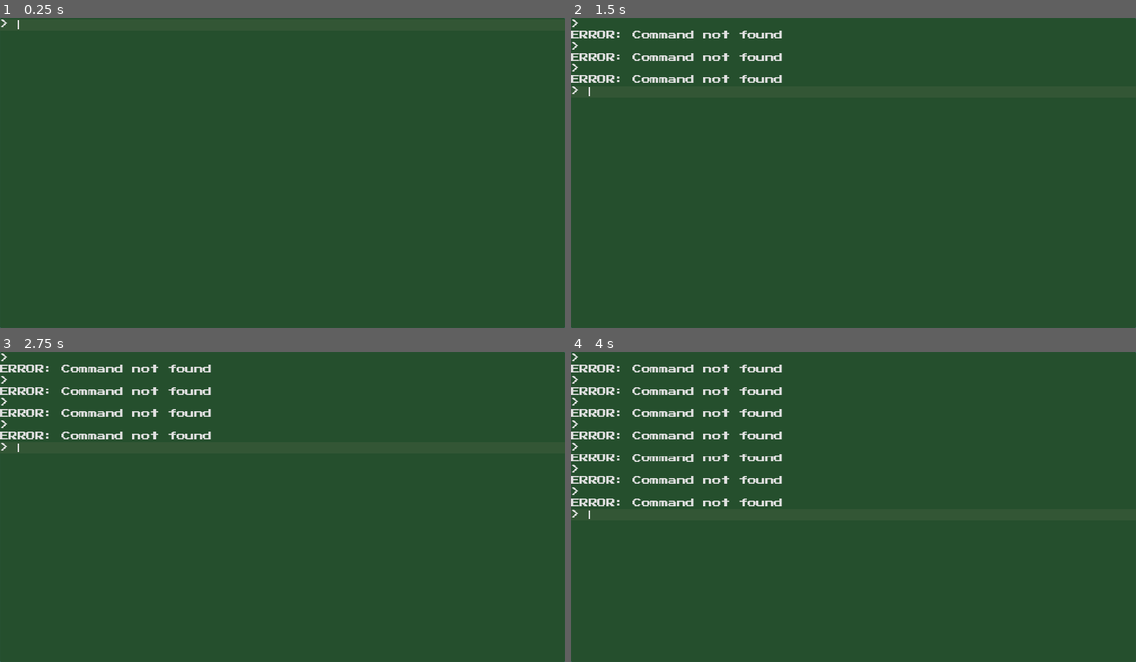
Above: before the commit, frames 1-4 (two rows, left to right).
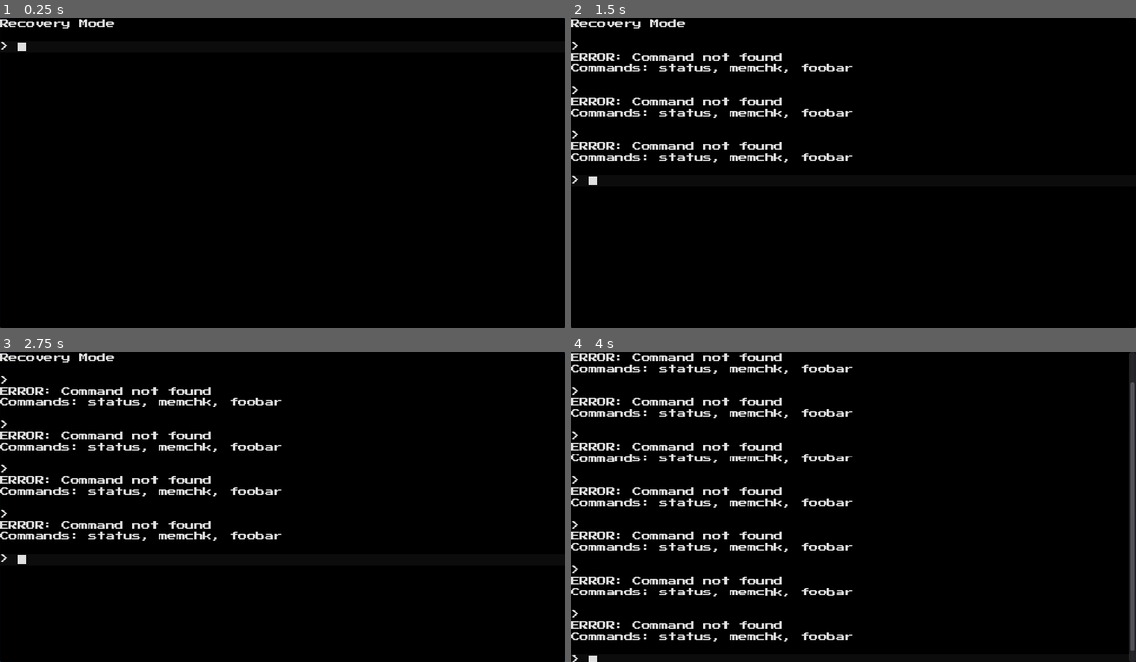
Above: after the commit, the same moments.

Repository: strutcode/i-am-here
Game: Godot game, scene res://RecoveryConsole.tscn
The game is run twice, just before and just after one commit, with the same random seed, the same clock (stepped at 60 frames per second) and the same inputs. Before the commit the project starts from res://CorruptConsole.tscn.
Inputs:
- Up to frame 1 (0.25 s): no input
- Up to frame 2 (1.5 s): tap Enter at 0.5, 0.8, 1.35 s; hold Up 0.53-1.28 s; tap Backspace at 0.6 s; tap Space at 1.25 s; hold Down from 1.28 s (still down)
- Up to frame 3 (2.75 s): tap Backspace at 1.55, 2.1 s; release Down at 2.03 s; hold Up from 2.03 s (still down); tap Enter at 2.3 s
- Up to frame 4 (4 s): tap Enter at 2.75, 2.85, 3.8 s; tap Backspace at 3.05, 3.6 s; tap Space at 3.5 s; release Up at 3.53 s; hold Left from 3.53 s (still down)

The runs differ from the first frame. In frame 1, 100% of the frame differs, in the area x 0-100%, y 0-100%; in frame 2, 99%; in frame 3, 99%; in frame 4, 99%.

Commit message:
Work on intro and console

Diff:
--- /dev/null
+++ b/Console.gd
@@ -0,0 +1,37 @@
+extends TextEdit
+
+func _ready() -> void:
+	grab_focus()
+
+func _input(event):
+	if event is InputEventKey:
+		if event.is_pressed():
+			if event.scancode == KEY_UP or event.scancode == KEY_DOWN:
+				get_tree().set_input_as_handled()
+			elif event.scancode == KEY_BACKSPACE or event.scancode == KEY_LEFT:
+				if cursor_get_column() <= 2:
+					get_tree().set_input_as_handled()
+			elif event.scancode == KEY_ENTER:
+				var input = get_line(cursor_get_line()).right(2)
+				text += '\n'
+				handleInput(input)
+				text += '\n'
+				createPrompt()
+				get_tree().set_input_as_handled()
+
+func output(string):
+	text += string
+	yield(get_tree().create_timer(0.01), 'timeout')
+	cursor_set_line(get_line_count(), true, false)
+
+func createPrompt():
+	output('> ')
+	cursor_set_column(2)
+
+func handleInput(string: String):
+	var methodName = 'command_' + string.to_lower().strip_edges()
+
+	if self.has_method(methodName):
+		self.call(methodName)
+	elif self.has_method('command_default'):
+		self.call('command_default')
--- a/CorruptConsole.tscn
+++ b/CorruptConsole.tscn
@@ -1,15 +1,12 @@
-[gd_scene load_steps=5 format=2]
+[gd_scene load_steps=4 format=2]
 
-[ext_resource path="res://PressStart2P-Regular.ttf" type="DynamicFontData" id=1]
+[ext_resource path="res://PixelFont.tres" type="DynamicFont" id=1]
 
 [sub_resource type="StyleBoxFlat" id=1]
 bg_color = Color( 0.145098, 0.309804, 0.176471, 1 )
 anti_aliasing = false
 
-[sub_resource type="DynamicFont" id=2]
-font_data = ExtResource( 1 )
-
-[sub_resource type="GDScript" id=3]
+[sub_resource type="GDScript" id=2]
 script/source = "extends TextEdit
 
 func _ready():
@@ -61,10 +58,10 @@
 mouse_filter = 2
 custom_styles/read_only = SubResource( 1 )
 custom_styles/normal = SubResource( 1 )
-custom_fonts/font = SubResource( 2 )
+custom_fonts/font = ExtResource( 1 )
 custom_colors/current_line_color = Color( 0.2, 0.337255, 0.207843, 1 )
 highlight_current_line = true
 context_menu_enabled = false
 wrap_enabled = true
-script = SubResource( 3 )
+script = SubResource( 2 )
 [connection signal="text_changed" from="TextEdit" to="." method="inputChanged"]
--- /dev/null
+++ b/Init.tscn
@@ -0,0 +1,430 @@
+[gd_scene load_steps=5 format=2]
+
+[ext_resource path="res://PixelFont.tres" type="DynamicFont" id=1]
+[ext_resource path="res://Typewriter.gd" type="Script" id=2]
+
+[sub_resource type="GDScript" id=2]
+script/source = "extends Node2D
+
+var recoveryConsole = preload(\"res://RecoveryConsole.tscn\")
+
+func nextScene() -> void:
+	get_tree().change_scene_to(recoveryConsole)
+"
+
+[sub_resource type="Animation" id=1]
+resource_name = "glitch"
+length = 7.0
+tracks/0/type = "value"
+tracks/0/path = NodePath("Glitch:visible")
+tracks/0/interp = 1
+tracks/0/loop_wrap = true
+tracks/0/imported = false
+tracks/0/enabled = true
+tracks/0/keys = {
+"times": PoolRealArray( 0, 0.1, 0.2, 0.7, 0.8, 0.9 ),
+"transitions": PoolRealArray( 1, 1, 1, 1, 1, 1 ),
+"update": 1,
+"values": [ false, true, false, false, true, false ]
+}
+tracks/1/type = "value"
+tracks/1/path = NodePath("Glitch:rect_rotation")
+tracks/1/interp = 1
+tracks/1/loop_wrap = true
+tracks/1/imported = false
+tracks/1/enabled = true
+tracks/1/keys = {
+"times": PoolRealArray( 0, 0.3, 0.4 ),
+"transitions": PoolRealArray( 1, 1, 1 ),
+"update": 0,
+"values": [ 0.0, 0.0, 180.0 ]
+}
+tracks/2/type = "value"
+tracks/2/path = NodePath("Glitch:rect_position")
+tracks/2/interp = 1
+tracks/2/loop_wrap = true
+tracks/2/imported = false
+tracks/2/enabled = true
+tracks/2/keys = {
+"times": PoolRealArray( 0, 0.3, 0.4 ),
+"transitions": PoolRealArray( 1, 1, 1 ),
+"update": 0,
+"values": [ Vector2( 0, 0 ), Vector2( 0, 0 ), Vector2( 959.37, 528 ) ]
+}
+tracks/3/type = "value"
+tracks/3/path = NodePath("Thoughts:visible")
+tracks/3/interp = 1
+tracks/3/loop_wrap = true
+tracks/3/imported = false
+tracks/3/enabled = true
+tracks/3/keys = {
+"times": PoolRealArray( 0, 0.2, 0.7 ),
+"transitions": PoolRealArray( 1, 1, 1 ),
+"update": 1,
+"values": [ false, true, false ]
+}
+tracks/4/type = "method"
+tracks/4/path = NodePath("Thoughts/Label")
+tracks/4/interp = 1
+tracks/4/loop_wrap = true
+tracks/4/imported = false
+tracks/4/enabled = true
+tracks/4/keys = {
+"times": PoolRealArray( 0.2 ),
+"transitions": PoolRealArray( 1 ),
+"values": [ {
+"args": [  ],
+"method": "type"
+} ]
+}
+tracks/5/type = "method"
+tracks/5/path = NodePath("Thoughts/Label2")
+tracks/5/interp = 1
+tracks/5/loop_wrap = true
+tracks/5/imported = false
+tracks/5/enabled = true
+tracks/5/keys = {
+"times": PoolRealArray( 0.2 ),
+"transitions": PoolRealArray( 1 ),
+"values": [ {
+"args": [  ],
+"method": "type"
+} ]
+}
+tracks/6/type = "value"
+tracks/6/path = NodePath("Error:visible")
+tracks/6/interp = 1
+tracks/6/loop_wrap = true
+tracks/6/imported = false
+tracks/6/enabled = true
+tracks/6/keys = {
+"times": PoolRealArray( 0, 0.9, 1 ),
+"transitions": PoolRealArray( 1, 1, 1 ),
+"update": 1,
+"values": [ false, false, true ]
+}
+tracks/7/type = "method"
+tracks/7/path = NodePath("Error/Label")
+tracks/7/interp = 1
+tracks/7/loop_wrap = true
+tracks/7/imported = false
+tracks/7/enabled = true
+tracks/7/keys = {
+"times": PoolRealArray( 1 ),
+"transitions": PoolRealArray( 1 ),
+"values": [ {
+"args": [  ],
+"method": "type"
+} ]
+}
+tracks/8/type = "value"
+tracks/8/path = NodePath("Memory Test:visible")
+tracks/8/interp = 1
+tracks/8/loop_wrap = true
+tracks/8/imported = false
+tracks/8/enabled = true
+tracks/8/keys = {
+"times": PoolRealArray( 0, 6.3, 6.4 ),
+"transitions": PoolRealArray( 1, 1, 1 ),
+"update": 1,
+"values": [ false, false, true ]
+}
+tracks/9/type = "method"
+tracks/9/path = NodePath("Memory Test/Label")
+tracks/9/interp = 1
+tracks/9/loop_wrap = true
+tracks/9/imported = false
+tracks/9/enabled = true
+tracks/9/keys = {
+"times": PoolRealArray( 6.4 ),
+"transitions": PoolRealArray( 1 ),
+"values": [ {
+"args": [  ],
+"method": "type"
+} ]
+}
+tracks/10/type = "method"
+tracks/10/path = NodePath("Memory Test/Label2")
+tracks/10/interp = 1
+tracks/10/loop_wrap = true
+tracks/10/imported = false
+tracks/10/enabled = true
+tracks/10/keys = {
+"times": PoolRealArray( 6.4 ),
+"transitions": PoolRealArray( 1 ),
+"values": [ {
+"args": [  ],
+"method": "type"
+} ]
+}
+tracks/11/type = "method"
+tracks/11/path = NodePath("Memory Test/Label3")
+tracks/11/interp = 1
+tracks/11/loop_wrap = true
+tracks/11/imported = false
+tracks/11/enabled = true
+tracks/11/keys = {
+"times": PoolRealArray( 6.4 ),
+"transitions": PoolRealArray( 1 ),
+"values": [ {
+"args": [  ],
+"method": "type"
+} ]
+}
+
+[node name="Init" type="Node2D"]
+script = SubResource( 2 )
+
+[node name="Self Test" type="ColorRect" parent="."]
+margin_left = -0.630249
+margin_right = 959.37
+margin_bottom = 528.0
+color = Color( 0, 0, 0, 1 )
+
+[node name="Label" type="Label" parent="Self Test"]
+margin_top = 192.0
+margin_right = 960.0
+margin_bottom = 284.0
+custom_fonts/font = ExtResource( 1 )
+text = "Mode 13
+```
+Power On Self Test
+```
+`.`.`.`.`.`.`.`.`````...`.``.`.`.`.`.`````."
+align = 1
+script = ExtResource( 2 )
+speed = 2
+
+[node name="Glitch" type="ColorRect" parent="."]
+visible = false
+anchor_left = 0.5
+anchor_top = 0.5
+anchor_right = 0.5
+anchor_bottom = 0.5
+margin_left = 959.37
+margin_top = 528.0
+margin_right = 1919.37
+margin_bottom = 1056.0
+rect_rotation = 180.0
+color = Color( 0, 0, 0, 1 )
+
+[node name="ColorRect3" type="ColorRect" parent="Glitch"]
+margin_left = 500.663
+margin_top = 223.631
+margin_right = 1144.66
+margin_bottom = 228.631
+color = Color( 0.564706, 0.564706, 0.564706, 1 )
+
+[node name="ColorRect4" type="ColorRect" parent="Glitch"]
+margin_left = -29.0
+margin_top = 371.0
+margin_right = 615.0
+margin_bottom = 372.0
+color = Color( 0.564706, 0.564706, 0.564706, 1 )
+
+[node name="ColorRect5" type="ColorRect" parent="Glitch"]
+margin_left = -45.3865
+margin_top = 147.563
+margin_right = 598.613
+margin_bottom = 154.563
+color = Color( 0.564706, 0.564706, 0.564706, 1 )
+
+[node name="ColorRect6" type="ColorRect" parent="Glitch"]
+margin_left = 416.0
+margin_top = 465.0
+margin_right = 1060.0
+margin_bottom = 468.0
+color = Color( 0.145098, 0.309804, 0.176471, 1 )
+
+[node name="ColorRect7" type="ColorRect" parent="Glitch"]
+margin_left = 251.0
+margin_top = 302.0
+margin_right = 695.0
+margin_bottom = 305.0
+color = Color( 0.145098, 0.309804, 0.176471, 1 )
+
+[node name="ColorRect8" type="ColorRect" parent="Glitch"]
+margin_left = 695.957
+margin_top = 65.0257
+margin_right = 1139.96
+margin_bottom = 68.0257
+color = Color( 0.145098, 0.309804, 0.176471, 1 )
+
+[node name="Thoughts" type="ColorRect" parent="."]
+visible = false
+margin_left = -0.630249
+margin_right = 959.37
+margin_bottom = 528.0
+color = Color( 0, 0, 0, 0.309804 )
+
+[node name="Label" type="Label" parent="Thoughts"]
+margin_left = 14.8655
+margin_top = 162.748
+margin_right = 546.866
+margin_bottom = 195.748
+custom_fonts/font = ExtResource( 1 )
+text = "What is this?"
+align = 1
+script = ExtResource( 2 )
+runOnStart = false
+speed = 10
+
+[node name="Label2" type="Label" parent="Thoughts"]
+margin_left = 377.89
+margin_top = 387.748
+margin_right = 909.89
+margin_bottom = 420.748
+custom_fonts/font = ExtResource( 1 )
+text = "Who am I?"
+align = 1
+script = ExtResource( 2 )
+runOnStart = false
+initialDelay = 0.25
+speed = 10
+
+[node name="Error" type="ColorRect" parent="."]
+visible = false
+margin_left = -0.630249
+margin_right = 959.37
+margin_bottom = 528.0
+color = Color( 0, 0, 0, 1 )
+
+[node name="Label" type="Label" parent="Error"]
+margin_left = 1.2605
+margin_top = 139.059
+margin_right = 961.26
+margin_bottom = 288.059
+custom_fonts/font = ExtResource( 1 )
+text = "Error 42
+
+Code page 77245
+```
+
+Analyzing neural network
+`````.``````.````````.
+
+
+Correction code 0777"
+align = 1
+script = ExtResource( 2 )
+runOnStart = false
+speed = 2
+
+[node name="Memory Test" type="ColorRect" parent="."]
+visible = false
+margin_left = -0.630249
+margin_right = 959.37
+margin_bottom = 528.0
+color = Color( 0, 0, 0, 1 )
+
+[node name="Label4" type="Label" parent="Memory Test"]
+margin_top = 16.0
+margin_right = 959.0
+margin_bottom = 48.0
+custom_fonts/font = ExtResource( 1 )
+text = "MEMORY TEST IN PROGRESS"
+align = 1
+
+[node name="Label" type="Label" parent="Memory Test"]
+margin_left = 65.2605
+margin_top = 64.0
+margin_right = 304.26
+margin_bottom = 517.0
+custom_fonts/font = ExtResource( 1 )
+text = "0x4BFF05BC0636
+0x1A870D1C8999
+0xB18F44213F6B
+0x69FD30E91BCB
+0x1CC771C59C63
+0x1D61E9BB8EE2
+0x1E06E1791907
+0x1ECECA911967
+0x3BEF94EFDF93
+0xE4D9ACB913BE
+0x33DB55C7EC8F
+0x138813159B86
+0x6A85EF1E6CE1
+0x1DF3D0031D33
+0x1FFAB1AC9757
+0x8944BC0196D5
+0xA95E0677F0F8
+0x7E9DEA6B8A0B
+0x8E5FCD10CD74
+0x136A9AFF53BC
+0x12E524D573B3
+0x1DD749298695
+0x147706442C0D"
+script = ExtResource( 2 )
+runOnStart = false
+speed = 16
+
+[node name="Label2" type="Label" parent="Memory Test"]
+margin_left = 369.26
+margin_top = 64.0
+margin_right = 608.26
+margin_bottom = 517.0
+custom_fonts/font = ExtResource( 1 )
+text = "0x4BFF05BC0636
+0x1A870D1C8999
+0xB18F44213F6B
+0x69FD30E91BCB
+0x1CC771C59C63
+0x1D61E9BB8EE2
+0x1E06E1791907
+0x1ECECA911967
+0x3BEF94EFDF93
+0xE4D9ACB913BE
+0x33DB55C7EC8F
+0x138813159B86
+0x6A85EF1E6CE1
+0x1DF3D0031D33
+0x1FFAB1AC9757
+0x8944BC0196D5
+0xA95E0677F0F8
+0x7E9DEA6B8A0B
+0x8E5FCD10CD74
+0x136A9AFF53BC
+0x12E524D573B3
+0x1DD749298695
+0x147706442C0D"
+script = ExtResource( 2 )
+runOnStart = false
+speed = 20
+
+[node name="Label3" type="Label" parent="Memory Test"]
+margin_left = 673.26
+margin_top = 64.0
+margin_right = 912.26
+margin_bottom = 517.0
+custom_fonts/font = ExtResource( 1 )
+text = "0x4BFF05BC0636
+0x1A870D1C8999
+0xB18F44213F6B
+0x69FD30E91BCB
+0x1CC771C59C63
+0x1D61E9BB8EE2
+0x1E06E1791907
+0x1ECECA911967
+0x3BEF94EFDF93
+0xE4D9ACB913BE
+0x33DB55C7EC8F
+0x138813159B86
+0x6A85EF1E6CE1
+0x1DF3D0031D33
+0x1FFAB1AC9757
+0x8944BC0196D5
+0xA95E0677F0F8
+0x7E9DEA6B8A0B
+0x8E5FCD10CD74
+0x136A9AFF53BC
+0x12E524D573B3
+0x1DD749298695
+0x147706442C0D"
+script = ExtResource( 2 )
+runOnStart = false
+speed = 12
+
+[node name="AnimationPlayer" type="AnimationPlayer" parent="."]
+anims/glitch = SubResource( 1 )
+[connection signal="typewriter_done" from="Self Test/Label" to="AnimationPlayer" method="play" binds= [ "glitch" ]]
+[connection signal="typewriter_done" from="Memory Test/Label3" to="." method="nextScene"]
--- /dev/null
+++ b/PixelFont.tres
@@ -0,0 +1,6 @@
+[gd_resource type="DynamicFont" load_steps=2 format=2]
+
+[ext_resource path="res://PressStart2P-Regular.ttf" type="DynamicFontData" id=1]
+
+[resource]
+font_data = ExtResource( 1 )
--- /dev/null
+++ b/RecoveryConsole.tscn
@@ -0,0 +1,40 @@
+[gd_scene load_steps=4 format=2]
+
+[ext_resource path="res://PixelFont.tres" type="DynamicFont" id=1]
+
+[sub_resource type="StyleBoxFlat" id=1]
+bg_color = Color( 0, 0, 0, 1 )
+anti_aliasing = false
+
+[sub_resource type="GDScript" id=2]
+script/source = "extends 'res://Console.gd'
+
+func _ready():
+	output('Recovery Mode\\n\\n')
+	createPrompt()
+
+func command_default():
+	output('ERROR: Command not found\\nCommands: status, memchk, foobar\\n')
+
+func command_status():
+	output('Hull:    OK\\n')
+	output('Motor:   WARN (1)\\n')
+	output('GANN:    OK\\n')
+	output('Memory:  ERROR (17)\\n')"
+
+[node name="Node2D" type="Node2D"]
+
+[node name="TextEdit" type="TextEdit" parent="."]
+margin_right = 960.0
+margin_bottom = 528.0
+mouse_filter = 2
+custom_styles/normal = SubResource( 1 )
+custom_fonts/font = ExtResource( 1 )
+custom_colors/current_line_color = Color( 0.0470588, 0.0470588, 0.0470588, 1 )
+highlight_current_line = true
+context_menu_enabled = false
+wrap_enabled = true
+caret_block_mode = true
+caret_blink = true
+script = SubResource( 2 )
+[connection signal="text_changed" from="TextEdit" to="." method="inputChanged"]
--- /dev/null
+++ b/Startup.tscn
@@ -0,0 +1,19 @@
+[gd_scene load_steps=2 format=2]
+
+[ext_resource path="res://PixelFont.tres" type="DynamicFont" id=1]
+
+[node name="Startup" type="Node2D"]
+
+[node name="ColorRect" type="ColorRect" parent="."]
+margin_right = 960.0
+margin_bottom = 528.0
+color = Color( 0.145098, 0.309804, 0.176471, 1 )
+
+[node name="Label" type="Label" parent="."]
+margin_left = 120.378
+margin_top = 103.361
+margin_right = 232.378
+margin_bottom = 119.361
+custom_fonts/font = ExtResource( 1 )
+custom_colors/font_color = Color( 0.423529, 0.635294, 0.435294, 1 )
+text = "Reading"
--- /dev/null
+++ b/Typewriter.gd
@@ -0,0 +1,50 @@
+extends Label
+
+signal typewriter_done
+
+export var runOnStart = true
+export var initialDelay: float = 0
+export var speed = 1
+
+var run = false
+var time = 0
+var position = 0
+onready var originalText = ''
+onready var timer = Timer.new()
+
+func _ready() -> void:
+	if runOnStart:
+		type()
+
+func type():
+	originalText = text
+	text = ''
+	add_child(timer)
+	timer.connect('timeout', self, 'start')
+
+	if initialDelay:
+		yield(get_tree().create_timer(initialDelay), 'timeout')
+
+	start()
+
+func start():
+	run = true
+
+func _process(delta):
+	if not run: return
+
+	time += delta
+	var delay = 0.1 / speed
+
+	while position * delay < time and run:
+		addChar()
+
+func addChar():
+	var next = originalText.substr(position, 1)
+	if next != '`':
+		text += next
+	position += 1
+
+	if position == originalText.length():
+		emit_signal('typewriter_done')
+		run = false
--- a/project.godot
+++ b/project.godot
@@ -16,7 +16,7 @@
 [application]
 
 config/name="LD45"
-run/main_scene="res://CorruptConsole.tscn"
+run/main_scene="res://RecoveryConsole.tscn"
 config/icon="res://icon.png"
 
 [display]
@@ -29,6 +29,8 @@
 [rendering]
 
 quality/driver/driver_name="GLES2"
+quality/intended_usage/framebuffer_allocation=0
+quality/intended_usage/framebuffer_allocation.mobile=1
 vram_compression/import_etc=true
 vram_compression/import_etc2=false
 environment/default_environment="res://default_env.tres"
